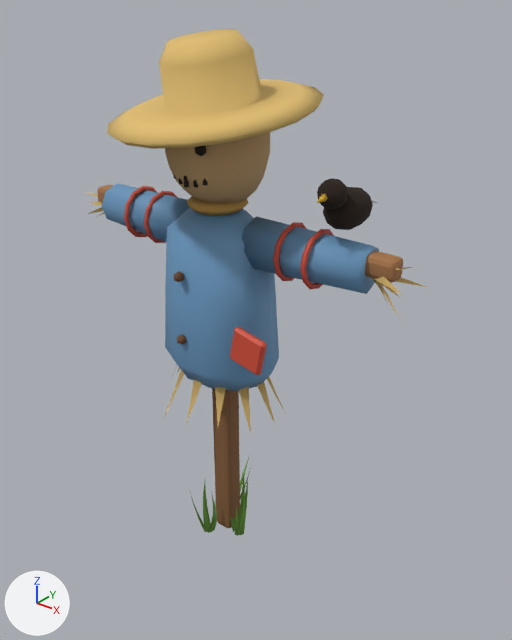
Two versions of the glTF model apps/web/public/assets/decor3d/epouvantail.glb, one commit apart.
One viewpoint serves both versions: a 50 mm lens placed at (1.7, -1.9, 2.28), pointed at (0.15, 0.04, 1.08). Arrows for +X, +Y and +Z are at lower left; the lights stay in place. The older version comes first. Where no turn or scale is listed for an object, it has been applied to the vertices. Vertices at exactly the same position are counted once.

The first picture shows 'epouvantail:bois', 'epouvantail:bois-sombre', 'epouvantail:brin', 'epouvantail:ombre', 'epouvantail:paille', 'epouvantail:paille-sombre', 'epouvantail:peinture-bleue', 'epouvantail:peinture-rouge', 'epouvantail:toile-jute' and 1 more.
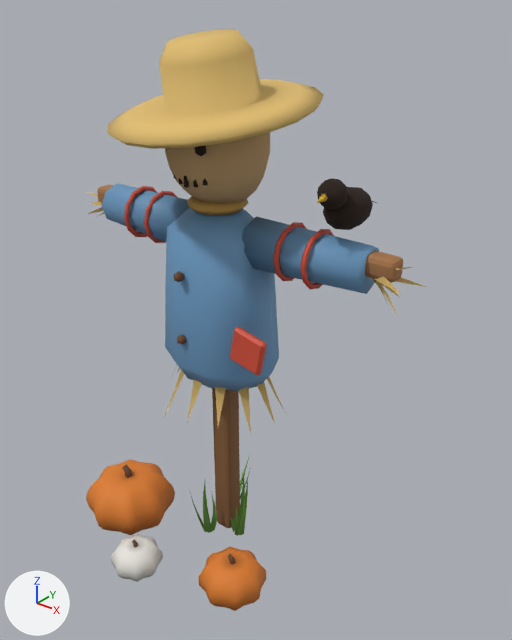
Boxes (x1, y1, x2, y2) around the edits, measured in the pictures (512 x 640 px):
```json
{"object": "epouvantail:citrouille", "change": "added", "after": [86, 459, 266, 611], "on screen": "orange"}
{"object": "epouvantail:peinture-blanche", "change": "added", "after": [111, 534, 163, 582]}
{"object": "epouvantail:bois-sombre", "change": "reshaped, moved, rescaled", "before": [173, 271, 187, 345], "after": [122, 271, 235, 564], "on screen": "660% wider, 292% taller"}
{"part": 1, "of": "me_epouvantail_bois_sombre", "change": "added", "after": [122, 465, 132, 478]}
{"part": 2, "of": "me_epouvantail_bois_sombre", "change": "added", "after": [227, 554, 235, 564]}
```

Scene script edits in JSON lines:
```json
{"op": "add", "block": "mat_peinture_blanche", "code": ["mat_peinture_blanche = bpy.data.materials.new('peinture-blanche')", "# nodes: BsdfPrincipled, Mix, OutputMaterial, VertexColor", "# colours: white #f5f2ea, mixed with the vertex colours"]}
{"op": "add", "block": "mat_citrouille", "code": ["mat_citrouille = bpy.data.materials.new('citrouille')", "# nodes: BsdfPrincipled, Mix, OutputMaterial, VertexColor", "# colours: orange #e8832c, mixed with the vertex colours"]}
{"block": "me_epouvantail_bois_sombre", "where": "# used by ob_epouvantail_bois_sombre; parent = ob_epouvantail; location = (-0.04, -0.18, 1.15); scale = (0.152, 0.152, 0.152)"}
{"op": "remove", "block": "me_epouvantail_bois_sombre", "code": "me_epouvantail_bois_sombre.from_pydata(...)  # 24 vertices, 40 faces; spans x -0.13..0.13, y -0.12..0.12, z -1.0..1.0"}
{"op": "add", "block": "me_epouvantail_bois_sombre", "code": "me_epouvantail_bois_sombre.from_pydata(...)  # 69 vertices, 118 faces; spans x -0.59..0.59, y -0.25..0.25, z -1.0..1.0"}
{"block": "me_epouvantail_bois_sombre", "change": "me_epouvantail_bois_sombre part 1: a new loose piece of 15 vertices spanning x -0.59..-0.5, y 0.07..0.14, z -0.83..-0.68, in mat_bois_sombre"}
{"block": "me_epouvantail_bois_sombre", "change": "me_epouvantail_bois_sombre part 2: a new loose piece of 15 vertices spanning x 0.53..0.59, y 0.0..0.04, z -0.94..-0.83, in mat_bois_sombre"}
{"block": "me_epouvantail_bois_sombre", "change": "other edits to the shape of me_epouvantail_bois_sombre do not show in these pictures"}
{"op": "add", "block": "me_epouvantail_peinture_blanche", "code": ["me_epouvantail_peinture_blanche = bpy.data.meshes.new('epouvantail:peinture-blanche')", "me_epouvantail_peinture_blanche.from_pydata(...)  # 98 vertices, 192 faces; spans x -0.107..0.107, y -0.107..0.107, z -0.073..0.073", "me_epouvantail_peinture_blanche.materials.append(mat_peinture_blanche)"]}
{"op": "add", "block": "me_epouvantail_citrouille", "code": ["me_epouvantail_citrouille = bpy.data.meshes.new('epouvantail:citrouille')", "me_epouvantail_citrouille.from_pydata(...)  # 452 vertices, 896 faces; spans x -0.493..0.493, y -0.2..0.2, z -0.133..0.133", "me_epouvantail_citrouille.materials.append(mat_citrouille)"]}
{"op": "set", "path": "ob_epouvantail_bois_sombre.location", "old": "(-0.04, -0.18, 1.15)", "new": "(-0.034, -0.31, 0.711)"}
{"op": "set", "path": "ob_epouvantail_bois_sombre.scale", "old": "(0.152, 0.152, 0.152)", "new": "(0.591, 0.591, 0.591)"}
{"op": "add", "block": "ob_epouvantail_peinture_blanche", "code": ["ob_epouvantail_peinture_blanche = bpy.data.objects.new('epouvantail:peinture-blanche', me_epouvantail_peinture_blanche)", "ob_epouvantail_peinture_blanche.location = (-0.1, -0.45, 0.073)"]}
{"op": "add", "block": "ob_epouvantail_citrouille", "code": ["ob_epouvantail_citrouille = bpy.data.objects.new('epouvantail:citrouille', me_epouvantail_citrouille)", "ob_epouvantail_citrouille.location = (-0.057, -0.25, 0.133)"]}
```
